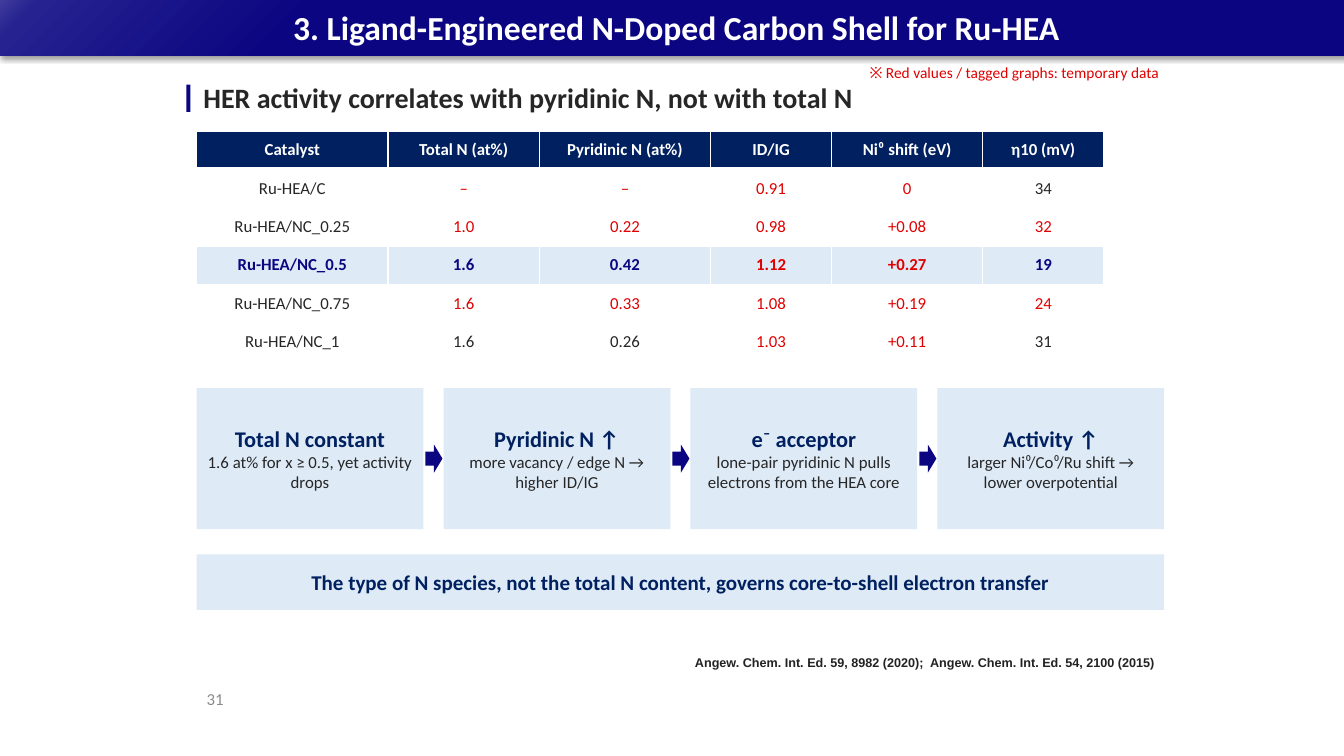
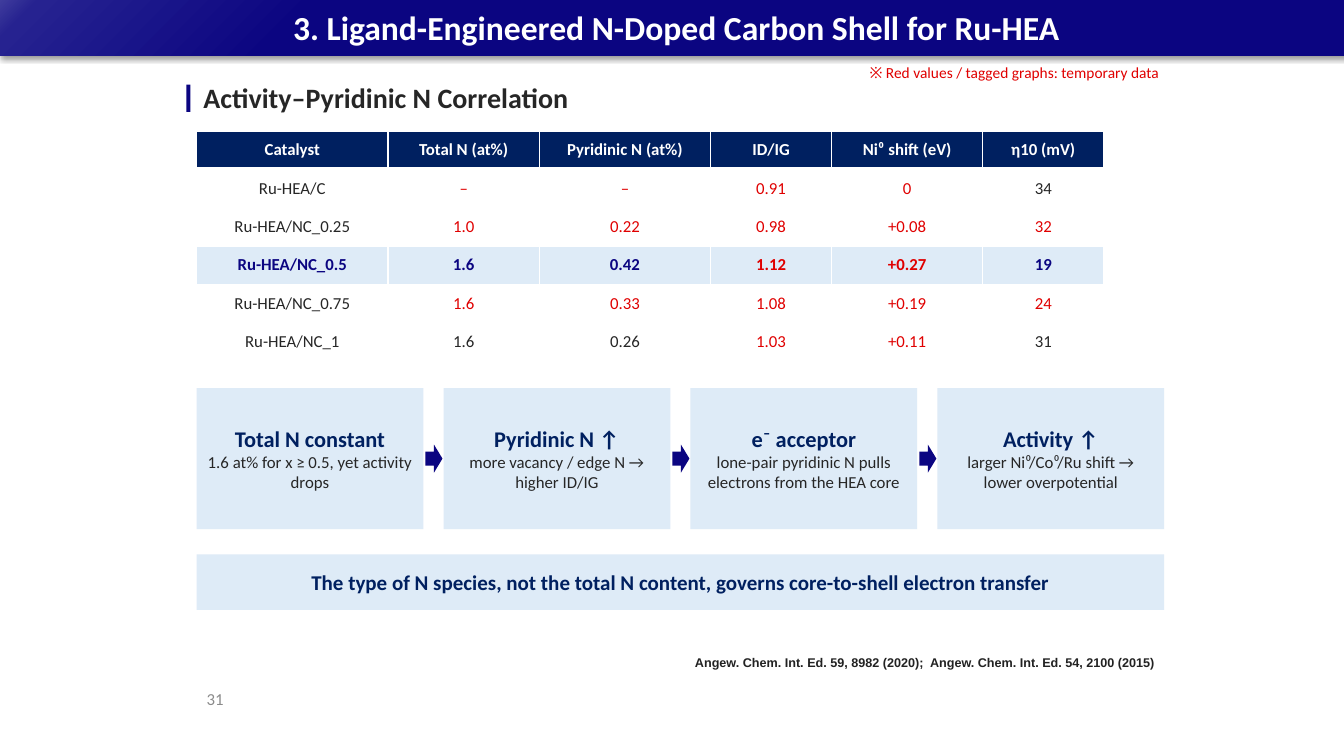
Before and after one commit to limsj0204/letter, a slide deck: slide 31 of 학위논문_디펜스_발표자료_5시료.pptx. Drawn at 1344x756 pixels with LibreOffice and Linux fonts; fonts in the diff are those of the drawing. Boxes give left, top, right and bottom in pixels: in the first picture for what was removed or moved away, otherwise in the second. Text is boxed around its words. In the diff, an @@ line names an element or a change of style, - is before the commit and + after.

```diff
--- a/학위논문_디펜스_발표자료_5시료.pptx
+++ b/학위논문_디펜스_발표자료_5시료.pptx
@@ text at [203,88,569,113]: text changed @@
-HER activity correlates with pyridinic N, not with total N
+Activity–Pyridinic N Correlation
```
Also in this commit, not shown: 32 other slides changed.
